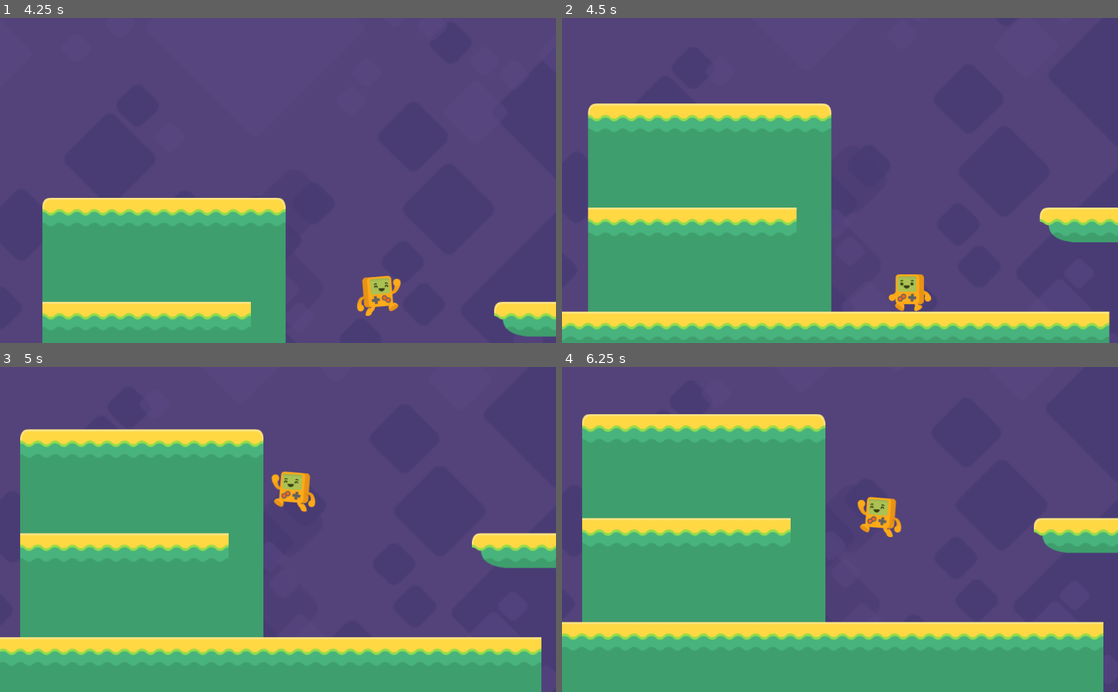
Above: before the commit, frames 1-4 (two rows, left to right).
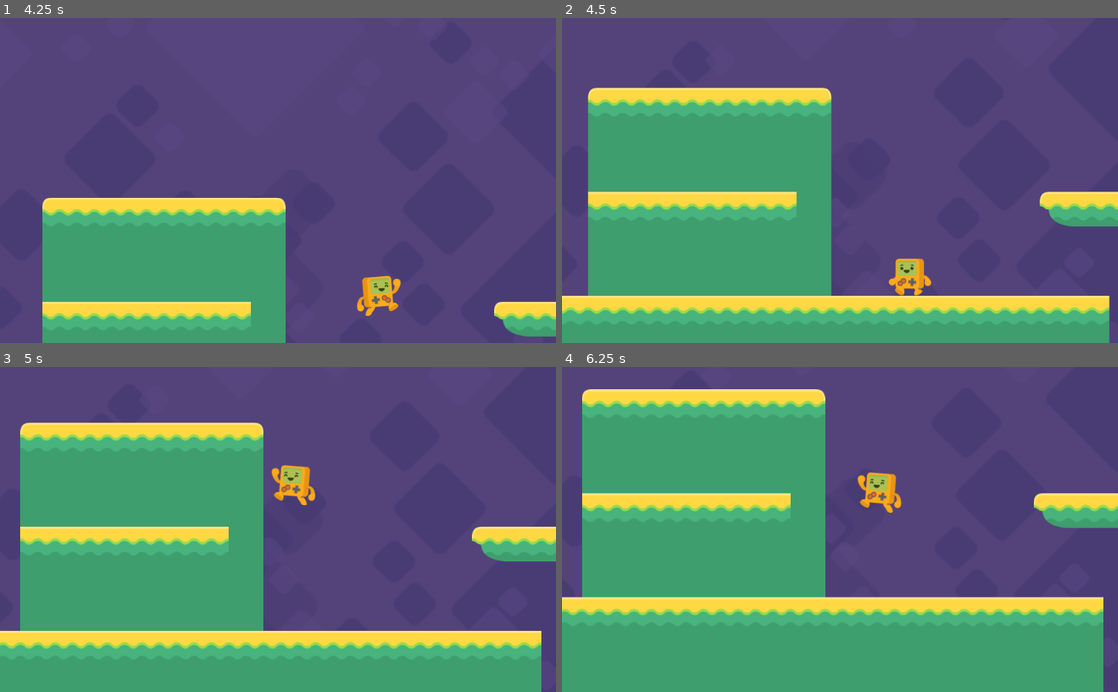
Above: after the commit, the same moments.

Repository: Manik5/2D-Platform
Game: Godot game, scene res://Level1.tscn
Two runs of this game, one before a commit and one after it. Both use one fixed random seed, a clock stepped at 60 frames per second and the inputs below.
Inputs:
- Up to frame 1 (4.25 s): hold Right (right) 0.53-2.03 s; tap Space (jump) at 0.77, 1.52, 3.02, 3.77 s; hold Left (left) 2.03-2.78 s; hold Right (right) from 2.78 s (still down)
- Up to frame 2 (4.5 s): release Right (right) at 4.28 s; hold Left (left) from 4.28 s (still down)
- Up to frame 3 (5 s): keep holding Left (left); tap Space (jump) at 4.52 s
- Up to frame 4 (6.25 s): release Left (left) at 5.03 s; hold Right (right) 5.03-5.78 s; hold Left (left) from 5.78 s (still down); tap Space (jump) at 6.02 s

Frame 1 is identical in both runs. In frame 2, 20% of the frame differs, in the area x 0-100%, y 21-96%; in frame 3, 12%; in frame 4, 25%, in the area x 0-100%, y 6-84%.

Commit message:
wip

Diff:
--- a/Level1.tscn
+++ b/Level1.tscn
@@ -43,8 +43,7 @@
 current = true
 limit_left = 80
 limit_top = -500
-limit_right = 2400
-limit_bottom = 450
+limit_bottom = 500
 limit_smoothed = true
 drag_margin_h_enabled = true
 drag_margin_v_enabled = true
